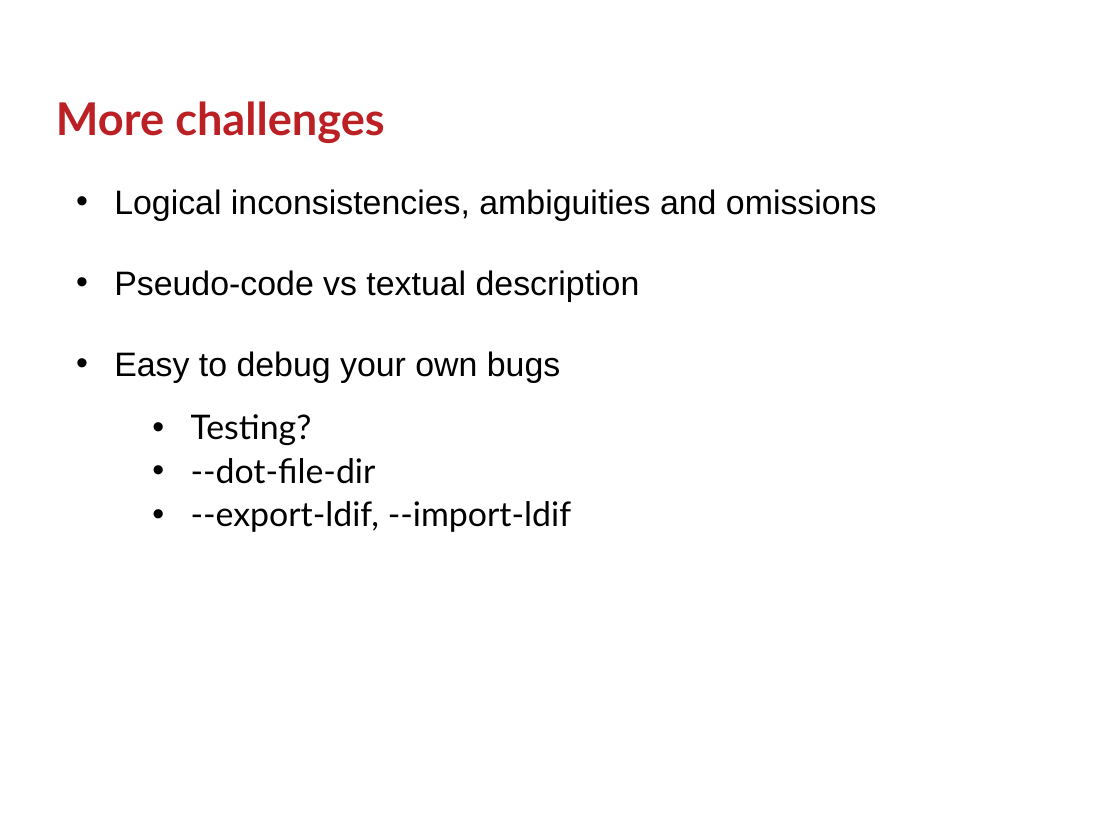
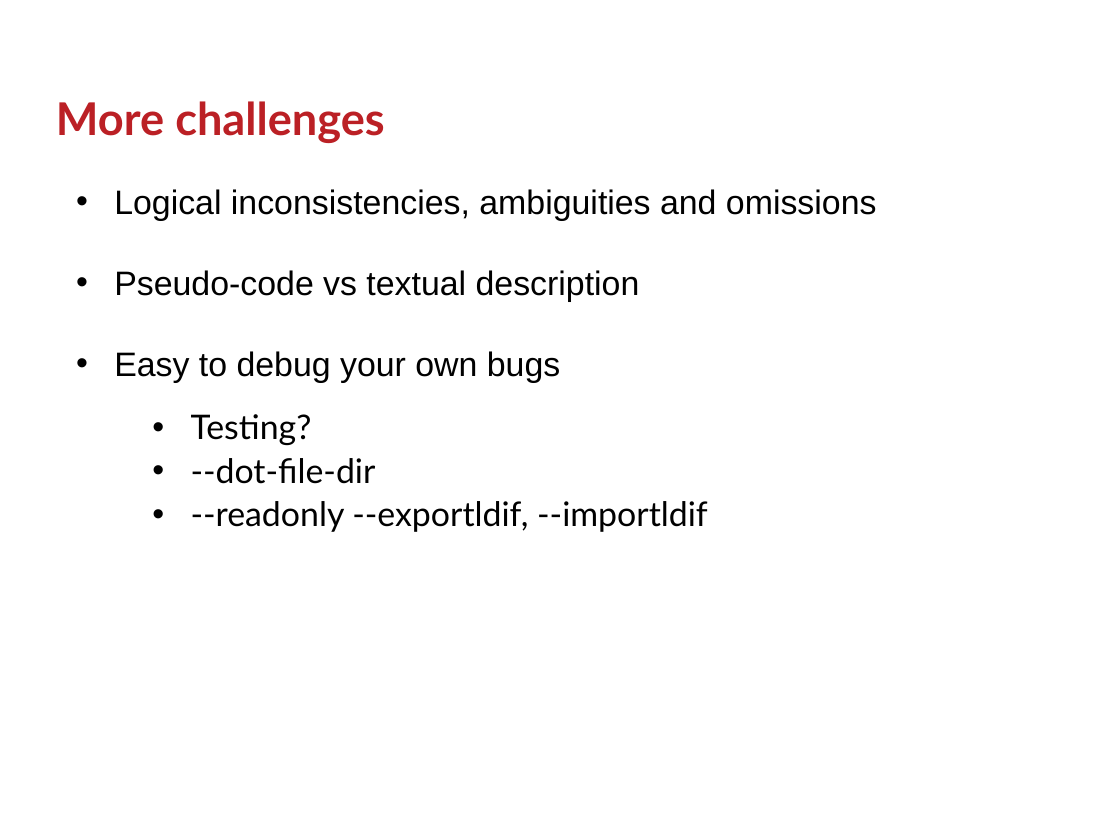
Before and after one commit to GSam/Slides, a slide deck: slide 40 of Samba KCC.pptx (slide 32 before the commit). Drawn at 1120x840 pixels with LibreOffice and Linux fonts; fonts in the diff are those of the drawing; background and template pictures are left out. Boxes give left, top, right and bottom in pixels: in the first picture for what was removed or moved away, otherwise in the second. Text is boxed around its words. In the diff, an @@ line names an element or a change of style, - is before the commit and + after.

```diff
--- a/Samba KCC.pptx
+++ b/Samba KCC.pptx
@@ text at bbox=[191, 501, 708, 532]: text changed @@
-  • --export-ldif, --import-ldif
+  • --readonly --exportldif, --importldif
```
Also in this commit, not shown: 13 other slides changed, 11 slides added, 7 slides removed, 1 other file.
